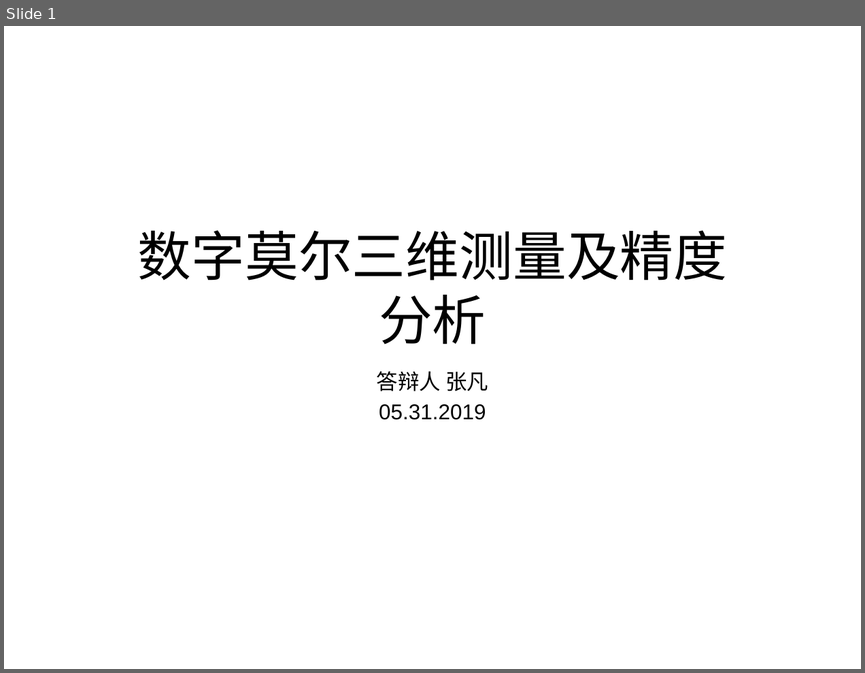
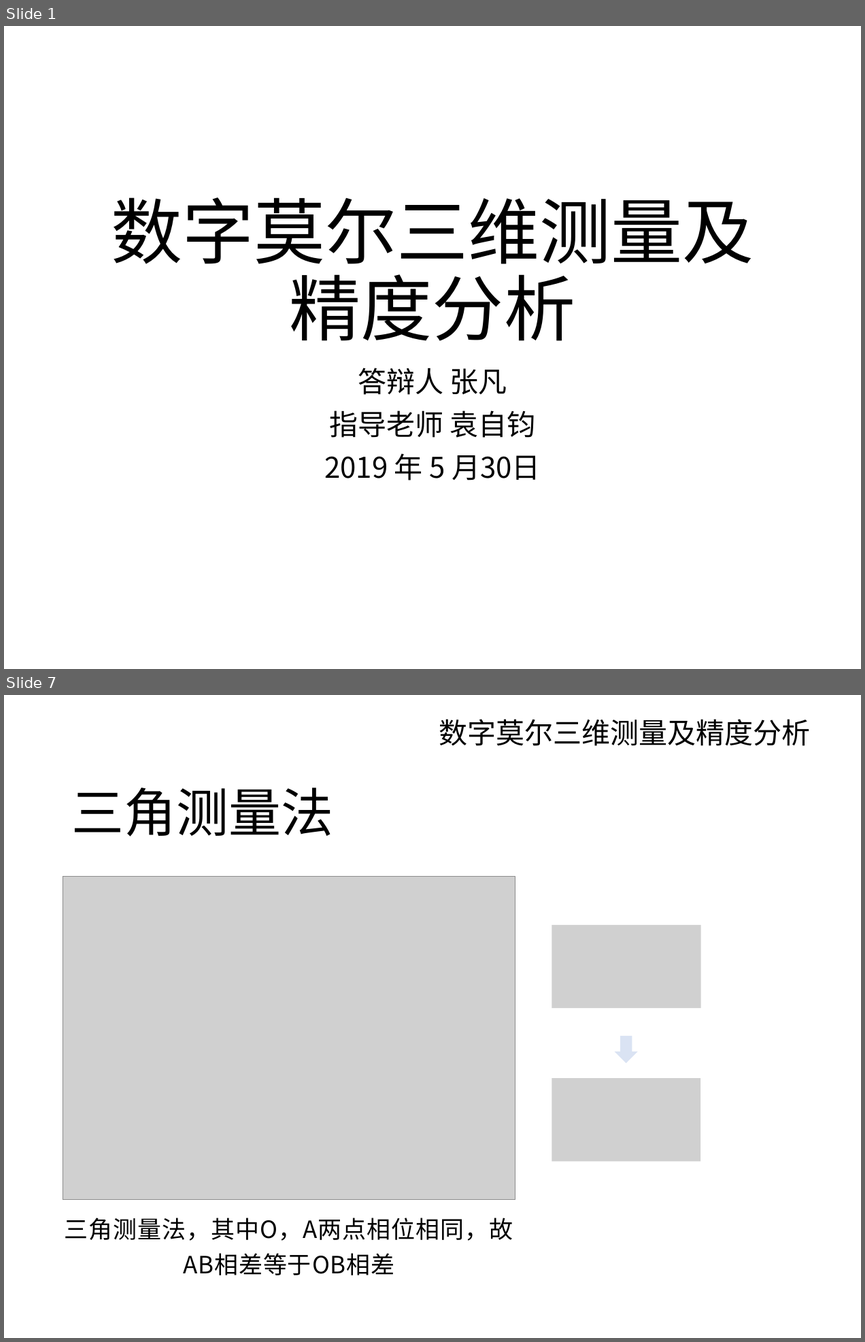
Before and after one commit to FZhg/Undergraduate-Thesis, a slide deck: Defense.pptx. Shown one above the other, each under a label of ours: slide 1 before the commit, slides 1 and 7 after it; the slides between them are not shown. The pictures are 865x673 and 865x1342 pixels, drawn with LibreOffice and Linux fonts; fonts in the diff are those of the drawing; grey boxes stand for pictures; background and template pictures are left out. Boxes give left, top, right and bottom in pixels: in the first picture for what was removed or moved away, otherwise in the second. Text is boxed around its words. In the diff, an @@ line names an element or a change of style, - is before the commit and + after.

```diff
--- a/Defense.pptx
+++ b/Defense.pptx
@@ slide 7 added at (4, 695, 861, 1338), background picture (left out) @@
@@ text added at (439, 719, 810, 746), 24 pt, text #000000 @@
+数字莫尔三维测量及精度分析
@@ title added at (71, 787, 333, 836), 44 pt, text #000000 @@
+三角测量法
@@ picture added at (63, 876, 515, 1199) @@
@@ picture added at (551, 925, 700, 1008) @@
@@ right arrow added at (615, 1036, 638, 1063), fill #DAE3F3 @@
@@ picture added at (551, 1078, 700, 1161) @@
@@ text added at (65, 1217, 513, 1275), 20 pt, text #000000 @@
+三角测量法，其中O，A两点相位相同，故AB相差等于OB相差
@@ slide 1 changed as well @@
@@ title "数字莫尔三维测量及精度分析": place and size @@
-title "数字莫尔三维测量及精度分析" at (138, 230, 728, 344)
+title "数字莫尔三维测量及精度分析" at (111, 197, 754, 341)
@@ title "数字莫尔三维测量及精度分析" at (111, 197, 754, 341): size 45 to 60 pt, font Arial to Noto Sans CJK SC; line spacing 1 to 0.9 @@
@@ subtitle at (358, 367, 507, 395): size 18 to 24 pt, font Arial to Noto Sans CJK SC in "答辩人 张凡"; line spacing 1 to 0.9; more space between paragraphs @@
@@ subtitle at (324, 410, 541, 480): text changed; size 18 to 24 pt; font Arial to Noto Sans CJK SC @@
-05.31.2019
+指导老师 袁自钧
+2019 年 5 月30日
```
Also in this commit, not shown: 6 other slides added, 1 other file.
